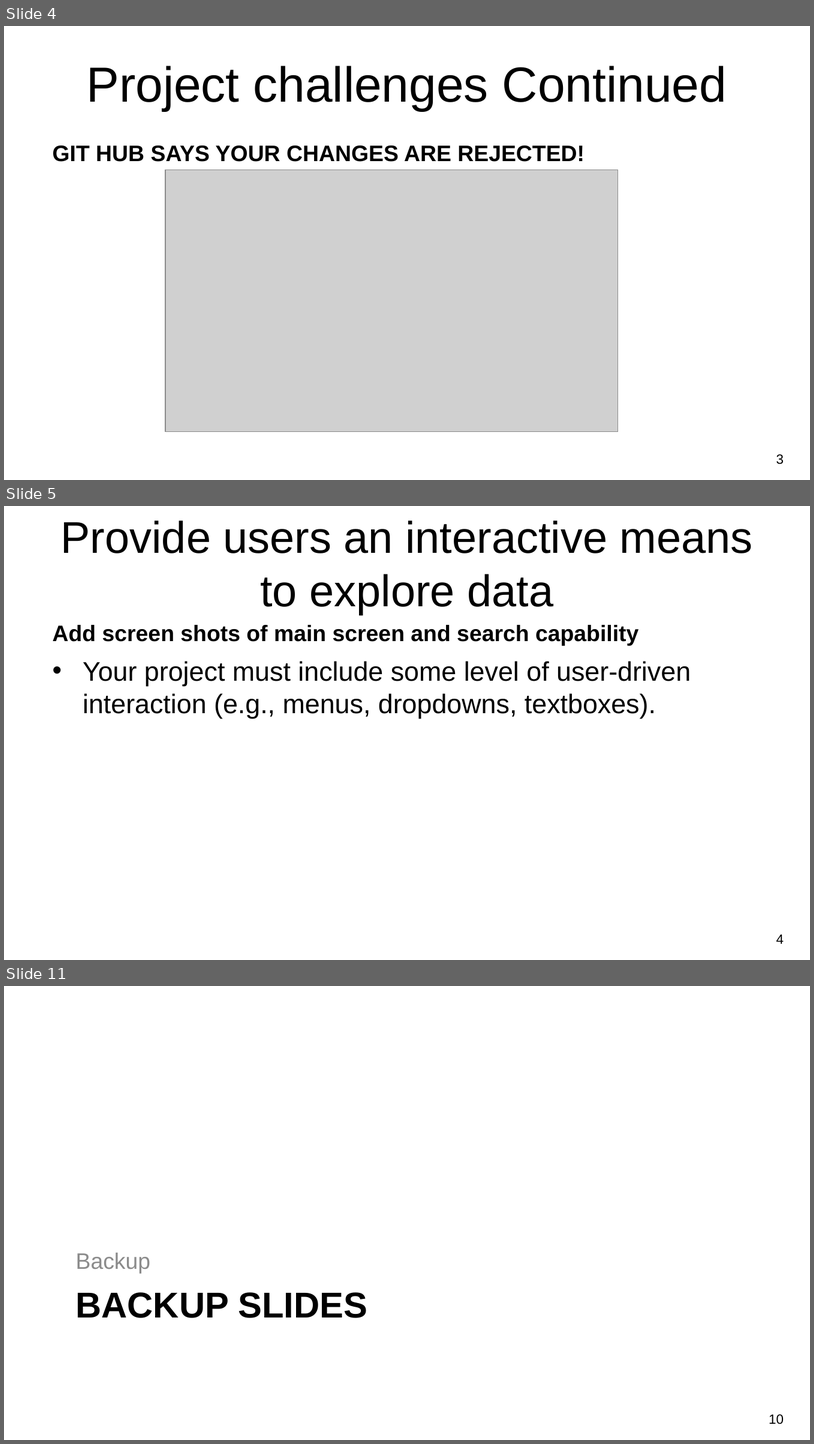
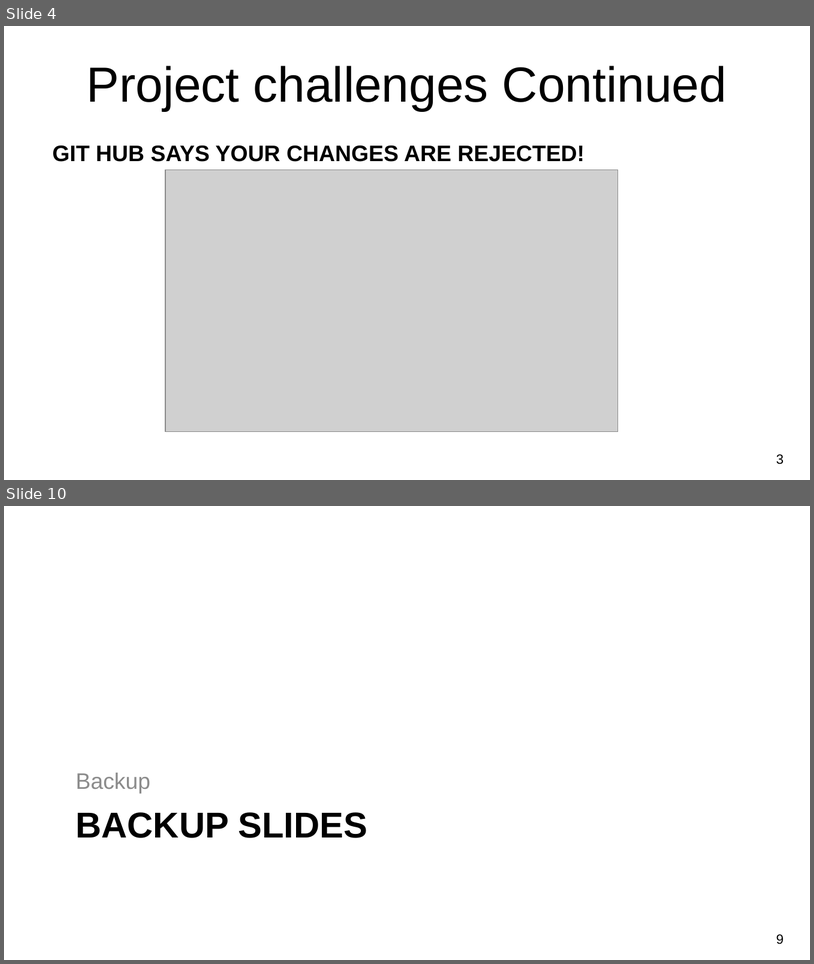
Before and after one commit to owenmeyer3/job-search-challenge, a slide deck: NU-Project2_Jobs Analysis.pptx. Shown one above the other, each under a label of ours: slides 4, 5 and 11 before the commit, slides 4 and 10 after it; the slides between them are not shown. The pictures are 814x1444 and 814x964 pixels, drawn with LibreOffice and Linux fonts; fonts in the diff are those of the drawing; grey boxes stand for pictures; background and template pictures are left out. Boxes give left, top, right and bottom in pixels: in the first picture for what was removed or moved away, otherwise in the second. Text is boxed around its words. In the diff, an @@ line names an element or a change of style, - is before the commit and + after.

```diff
--- a/NU-Project2_Jobs Analysis.pptx
+++ b/NU-Project2_Jobs Analysis.pptx
@@ slide 5 removed at bbox=[4, 506, 810, 960], background picture (left out) @@
@@ title removed at bbox=[61, 520, 753, 614] @@
-Provide users an interactive means to explore data
@@ text removed at bbox=[53, 625, 639, 646] @@
-Add screen shots of main screen and search capability
@@ text removed at bbox=[83, 661, 691, 718] @@
-• Your project must include some level of user-driven interaction (e.g., menus, dropdowns, textboxes).
@@ page number removed at bbox=[777, 934, 784, 943] @@
-4
@@ what was slide 11 is now slide 10 @@
@@ page number at bbox=[777, 934, 784, 944]: text changed @@
-10
+9
```
Also in this commit, not shown: 3 slides changed, 4 slides added, 5 other slides removed.
